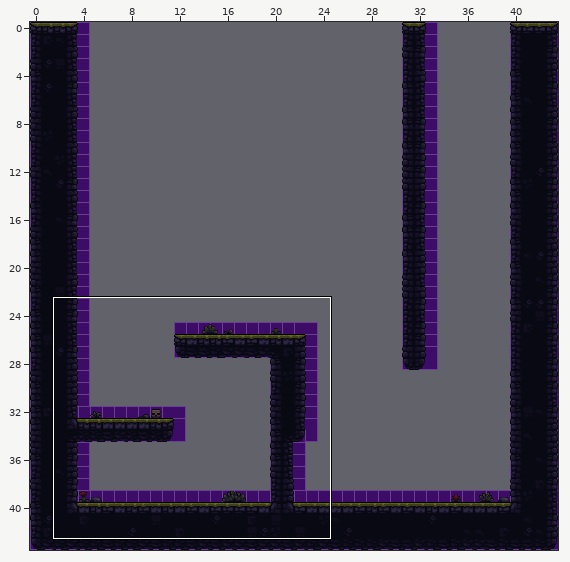
Tiled map -- Assets/_Game/Tiled/Maps/b1/Level_5.tmx. Above: a wide view before the commit, with the close-up outlined.
Close-up. Before:
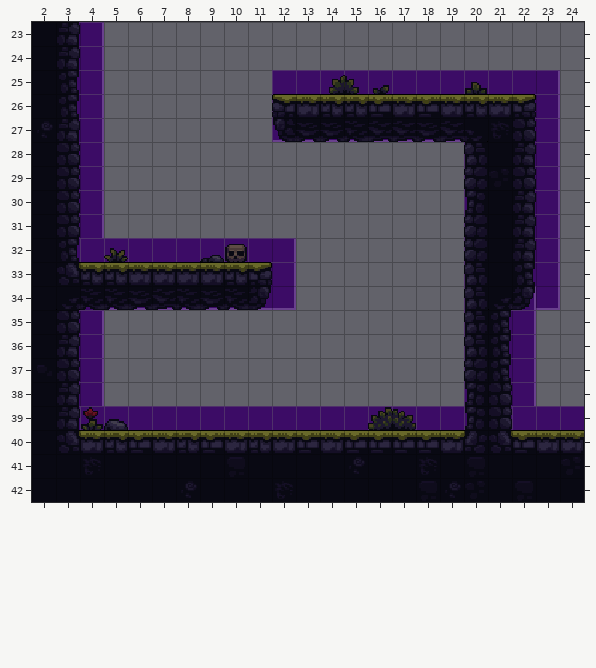
Cells are 16x16 px. Shown: x 2..24, y 23..42. The commit also changed other parts of the map, which this record leaves out.
Now the later version:
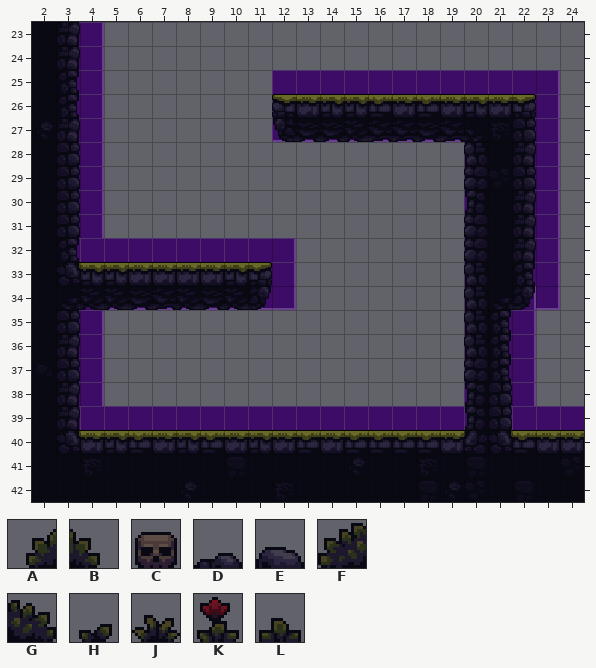
Key: from "b1": A 47, B 48, C 49, D 50, E 51, F 55, G 56, H 57, J 58, K 59, L 61.
_ is an empty cell, . an unchanged one.
From the commit log: Remove decorations layer
Diff:
--- layer "decorations" (removed)
@@ x 14..20 @@
-25 ABH...L
+25 ___..._
@@ x 5..10 @@
-32 J...DC
+32 _...__
@@ x 4..17 @@
-39 KE..........FG
+39 __..........__
Changed places in both close-ups, as pixel boxes (x1, y1, x2, y2):
removed: (329, 75, 389, 94)
removed: (465, 82, 487, 94)
removed: (104, 248, 128, 262)
removed: (200, 244, 247, 262)
removed: (81, 407, 128, 430)
removed: (368, 407, 416, 430)
